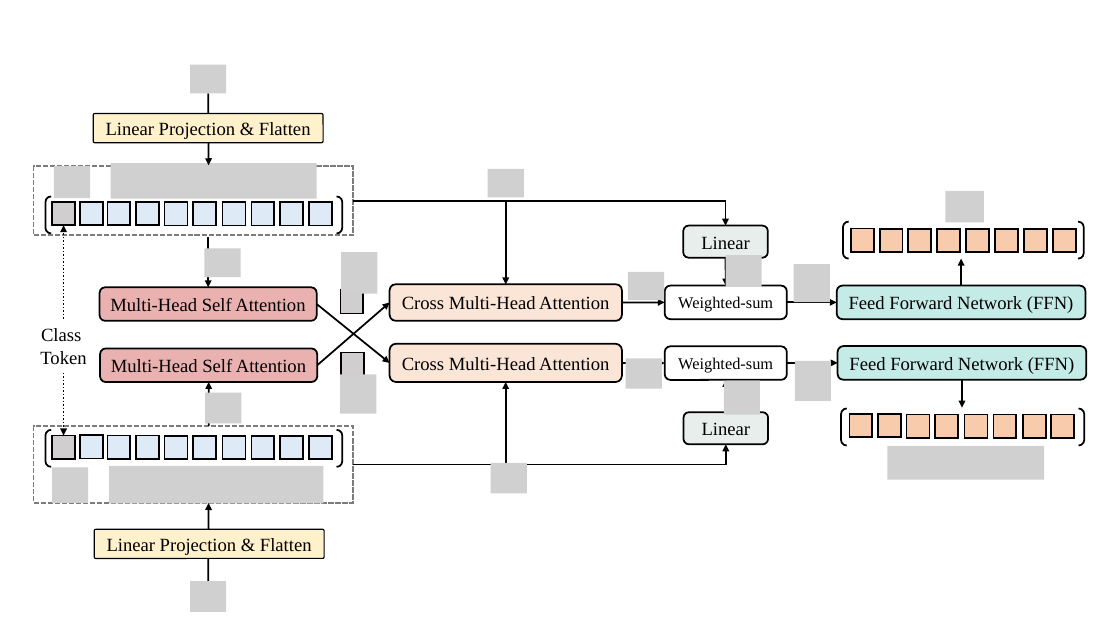
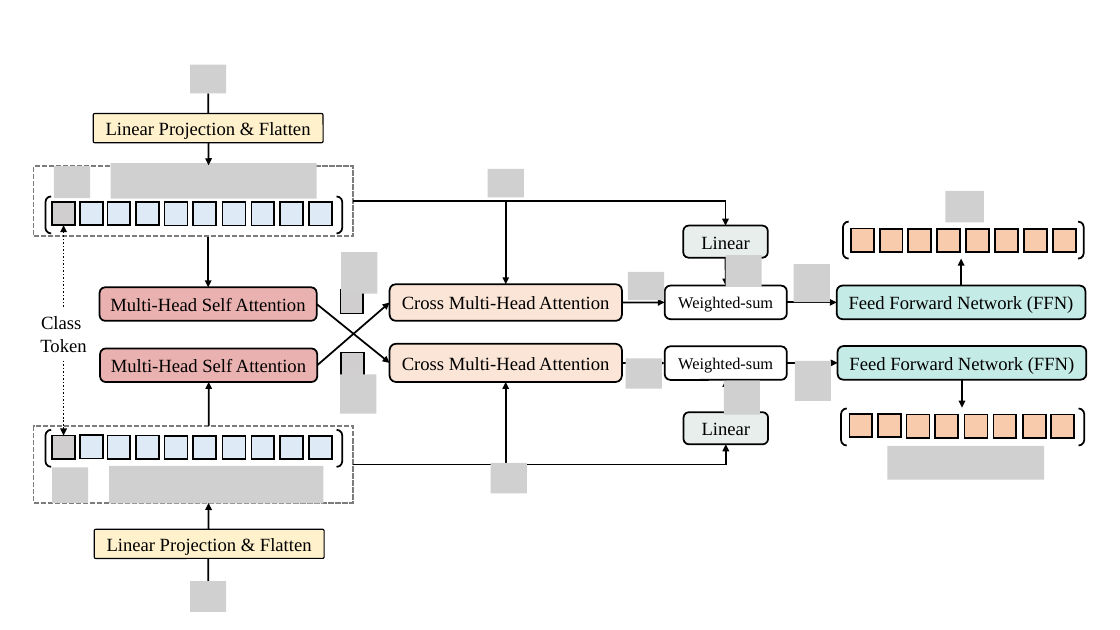
Before and after one commit to MirrichWangD/MUST, a slide deck: slide 11 of 畢業論文/初稿/Figure.pptx (slide 8 before the commit). Drawn at 1120x630 pixels with LibreOffice and Linux fonts; fonts in the diff are those of the drawing; grey boxes stand for pictures. Boxes give left, top, right and bottom in pixels: in the first picture for what was removed or moved away, otherwise in the second. Text is boxed around its words. In the diff, an @@ line names an element or a change of style, - is before the commit and + after.

```diff
--- a/畢業論文/初稿/Figure.pptx
+++ b/畢業論文/初稿/Figure.pptx
@@ arrow moved from (64, 319) - (64, 225) to (64, 307) - (64, 225) @@
@@ picture removed at [204,249,240,277] @@
@@ text "Class Token": place and size @@
-text "Class Token" at [40,328,86,365]
+text "Class Token" at [40,316,86,353]
@@ arrow moved from (64, 373) - (64, 435) to (64, 360) - (64, 435) @@
@@ picture removed at [205,392,241,423] @@
```
Also in this commit, not shown: 5 other slides changed, 4 slides added, 1 slide removed, 27 other files.
